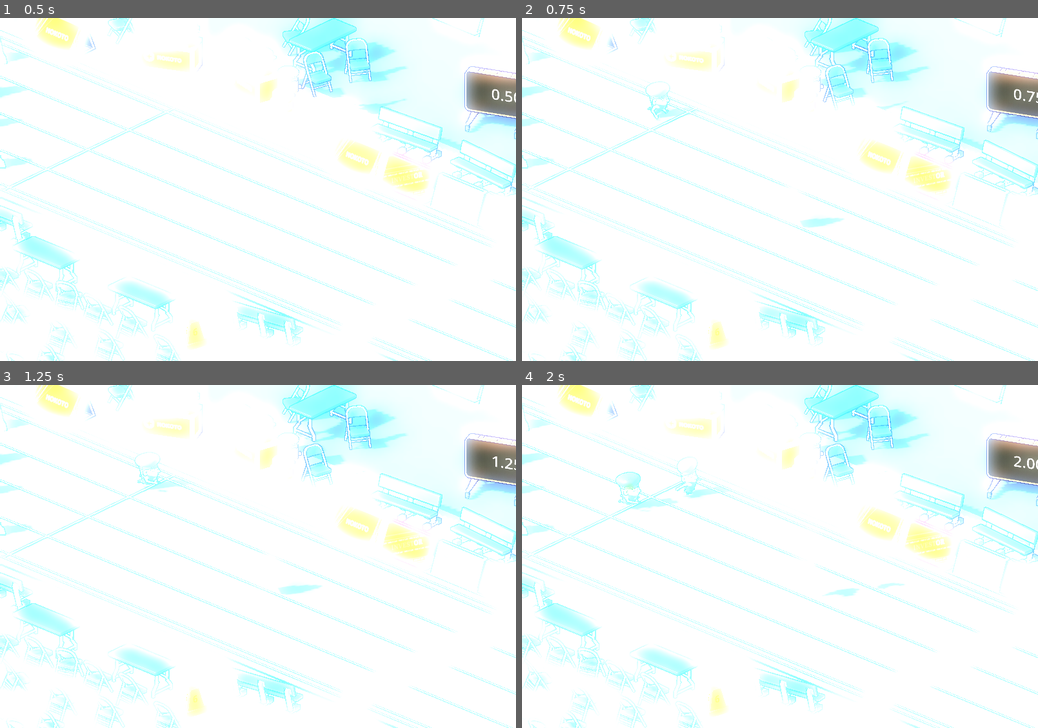
Above: before the commit, frames 1-4 (two rows, left to right).
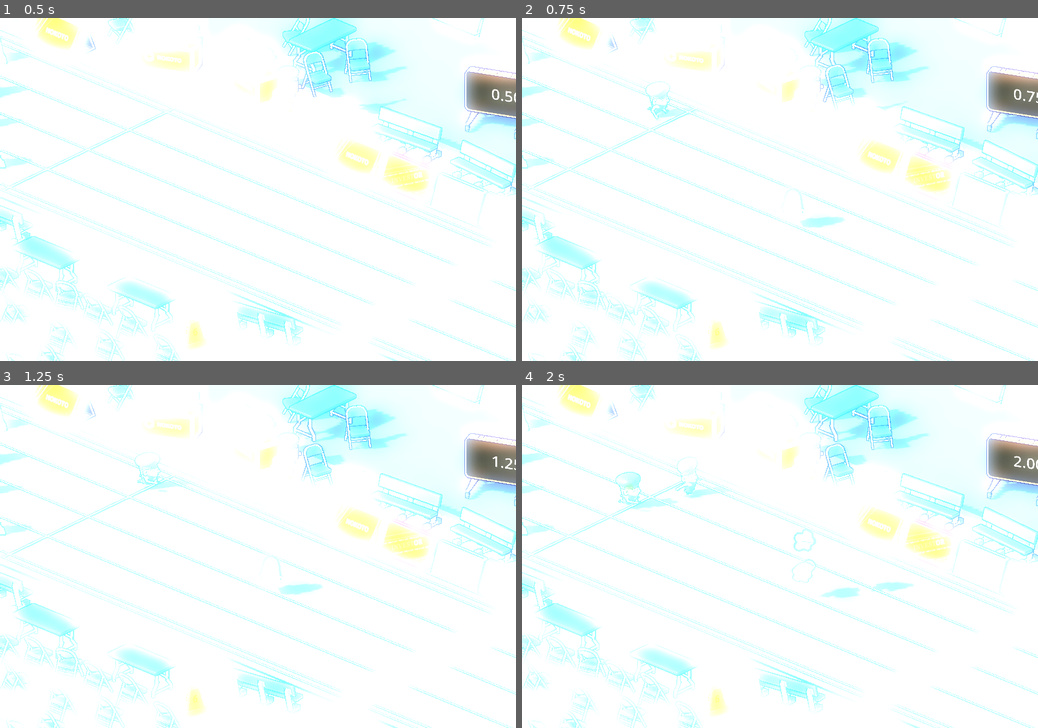
Above: after the commit, the same moments.

Repository: chevvy/sins_of_Father
Game: Godot game, scene res://main.tscn
The game is run twice, just before and just after one commit, with the same random seed, the same clock (stepped at 60 frames per second) and the same inputs.
Inputs:
- Up to frame 1 (0.5 s): no input
- Up to frame 2 (0.75 s): tap Space (interact_4) at 0.6 s
- Up to frame 3 (1.25 s): no input
- Up to frame 4 (2 s): tap Space (interact_4) at 1.35 s

Frame 1 is identical in both runs. In frame 2, less than 0.1% of the frame differs, in the area x 50-63%, y 49-62%; in frame 3, less than 0.1%; in frame 4, 0.3%, in the area x 52-76%, y 41-63%.

Commit message:
character outline works

Diff:
--- a/Ghost/Ghost.gd
+++ b/Ghost/Ghost.gd
@@ -2,6 +2,7 @@
 
 
 @onready var ghost_skeleton = $Ghost/Skeleton3D
+@export var mesh: MeshInstance3D
 
 # Called when the node enters the scene tree for the first time.
 func _ready():
@@ -9,3 +10,6 @@
 	ghost_skeleton.physical_bones_start_simulation(["Spine_02","Spine_03","Spine_04"])
 
 	pass # Replace with function body.
+
+func set_player_material(mat: BaseMaterial3D):
+	mesh.material_overlay = mat
--- a/Ghost/Ghost.tscn
+++ b/Ghost/Ghost.tscn
@@ -15,8 +15,9 @@
 radius = 0.0507601
 height = 0.507601
 
-[node name="Ghost_Rig" instance=ExtResource("1_7akds")]
+[node name="Ghost_Rig" node_paths=PackedStringArray("mesh") instance=ExtResource("1_7akds")]
 script = ExtResource("2_5m6b8")
+mesh = NodePath("Ghost/Skeleton3D/Ghost_model")
 
 [node name="Ghost" parent="." index="0"]
 transform = Transform3D(-1, 8.74228e-08, 3.48787e-16, -8.74228e-08, -1, -3.48787e-16, 3.48787e-16, -3.48787e-16, 1, 0, 2.21315, 0)
@@ -25,11 +26,11 @@
 bones/1/position = Vector3(-2.00048e-14, 0.507601, 1.11629e-15)
 
 [node name="Physical Bone Spine_01" type="PhysicalBone3D" parent="Ghost/Skeleton3D" index="1"]
-transform = Transform3D(1.00001, -7.6577e-08, -2.41472e-06, -1.69411e-06, 1.7382e-08, -1.00001, 8.80841e-08, 1, 1.4591e-08, 1.47823e-05, 0.253806, 1.01914e-09)
+transform = Transform3D(1.00001, -7.6577e-08, -2.41472e-06, -1.69411e-06, 1.7382e-08, -1.00001, 8.80841e-08, 1, 1.45883e-08, 1.47837e-05, 0.253806, 1.01914e-09)
 collision_layer = 256
 collision_mask = 256
-joint_offset = Transform3D(1, 0, 0, 0, 1, 0, 0, 0, 1, -1.41693e-05, -4.72114e-09, 0.253803)
-body_offset = Transform3D(1.00001, 5.15001e-11, -2.33809e-06, -1.61748e-06, 1.14362e-11, -1.00001, 1.14548e-08, 1, -2.77956e-09, 1.47629e-05, 0.253806, 5.42676e-09)
+joint_offset = Transform3D(1, 0, 0, 0, 1, 0, 0, 0, 1, -1.41707e-05, -4.72045e-09, 0.253803)
+body_offset = Transform3D(1.00001, 5.15001e-11, -2.33809e-06, -1.61748e-06, 1.14362e-11, -1.00001, 1.14548e-08, 1, -2.78226e-09, 1.47643e-05, 0.253806, 5.42676e-09)
 linear_damp = 2.0
 angular_damp = 2.0
 can_sleep = false
@@ -41,13 +42,13 @@
 disabled = true
 
 [node name="Physical Bone Spine_02" type="PhysicalBone3D" parent="Ghost/Skeleton3D" index="2"]
-transform = Transform3D(1.00001, -7.6577e-08, -2.41472e-06, -1.69411e-06, 1.7382e-08, -1.00001, 8.80869e-08, 1, 1.45922e-08, -7.83955e-05, 0.761333, -1.36709e-08)
+transform = Transform3D(1.00001, -7.6577e-08, -2.41472e-06, -1.69411e-06, 1.7382e-08, -1.00001, 8.80869e-08, 1, 1.45895e-08, -7.83955e-05, 0.761333, -1.36709e-08)
 collision_layer = 256
 collision_mask = 256
 axis_lock_angular_y = true
 joint_type = 2
-joint_offset = Transform3D(1, 0, 0, 0, 1, 0, 0, 0, 1, 7.90463e-05, 1.14418e-09, 0.253729)
-body_offset = Transform3D(1.00001, 5.15001e-11, -2.33809e-06, -1.61748e-06, 1.14362e-11, -1.00001, 1.14576e-08, 1, -2.77836e-09, -7.84538e-05, 0.253732, -4.40135e-10)
+joint_offset = Transform3D(1, 0, 0, 0, 1, 0, 0, 0, 1, 7.90463e-05, 1.14487e-09, 0.253729)
+body_offset = Transform3D(1.00001, 5.15001e-11, -2.33809e-06, -1.61748e-06, 1.14362e-11, -1.00001, 1.14576e-08, 1, -2.78106e-09, -7.84538e-05, 0.253732, -4.40135e-10)
 linear_damp = 2.0
 angular_damp = 2.0
 bone_name = "Spine_02"
@@ -63,13 +64,13 @@
 disabled = true
 
 [node name="Physical Bone Spine_03" type="PhysicalBone3D" parent="Ghost/Skeleton3D" index="3"]
-transform = Transform3D(1.00001, -7.65837e-08, -2.41472e-06, -1.69411e-06, 1.73815e-08, -1.00001, 8.80869e-08, 1, 1.45926e-08, 0.000102526, 1.27048, -2.10465e-08)
+transform = Transform3D(1.00001, -7.65837e-08, -2.41472e-06, -1.69411e-06, 1.73815e-08, -1.00001, 8.80869e-08, 1, 1.45899e-08, 0.000102526, 1.27048, -2.10465e-08)
 collision_layer = 256
 collision_mask = 256
 axis_lock_angular_y = true
 joint_type = 2
-joint_offset = Transform3D(1, 0, 0, 0, 1, 0, 0, 0, 1, -0.000101831, -3.04348e-10, 0.255277)
-body_offset = Transform3D(1.00001, 4.48281e-11, -2.33809e-06, -1.61748e-06, 1.09157e-11, -1.00001, 1.14576e-08, 1, -2.77798e-09, 0.000102429, 0.25528, 1.01467e-09)
+joint_offset = Transform3D(1, 0, 0, 0, 1, 0, 0, 0, 1, -0.000101831, -3.03662e-10, 0.255277)
+body_offset = Transform3D(1.00001, 4.48281e-11, -2.33809e-06, -1.61748e-06, 1.09157e-11, -1.00001, 1.14576e-08, 1, -2.78068e-09, 0.000102429, 0.25528, 1.01467e-09)
 linear_damp = 2.0
 angular_damp = 2.0
 bone_name = "Spine_03"
--- a/Player/Input/player_input_manager.gd
+++ b/Player/Input/player_input_manager.gd
@@ -8,6 +8,7 @@
 @export var runner_goal_list: PositionsList
 @export var runner_scene: PackedScene
 @export var runner_material: Array[BaseMaterial3D] = []
+@export var player_outlines: Array[BaseMaterial3D] = []
 
 const KEYBOARD_INTERACT_VALUE := 4
 const KEYBOARD_INTERACT_KEY := "interact_4"
@@ -59,9 +60,8 @@
 	var player = playerScene.instantiate();
 	if player is Player:
 		_set_player_states(player_id)
-		player.set_player_settings(player_id, input_map)
+		player.set_player_settings(player_id, input_map, player_outlines[player_id])
 		add_child(player)
-		# CharacterManager.on_player_spawn.emit(player_id)
 		print("spawned player" + String.num_int64(player_id))
 
 		spawn_runner_with_goal(player_id)
--- a/Player/Player.gd
+++ b/Player/Player.gd
@@ -6,6 +6,7 @@
 @export var PUSH_FORCE = 10
 @export var POSSESSABLE_CHECKER: PossessableChecker
 @export var POSSESSABLE_MANAGER: PossessableManager
+@export var ghost_rig: GhostRig
 
 # Get the gravity from the project settings to be synced with RigidBody nodes.
 var gravity = ProjectSettings.get_setting("physics/3d/default_gravity")
@@ -21,9 +22,10 @@
 		printerr("[player] missing reference to possessableManager")
 
 
-func set_player_settings(player_id: int, input_map: PlayerInputMap):
+func set_player_settings(player_id: int, input_map: PlayerInputMap, mat: BaseMaterial3D):
 	current_player_id = player_id
 	current_input_map = input_map
+	ghost_rig.set_player_material(mat)
 
 
 func _is_player_ready():
--- a/Player/Player.tscn
+++ b/Player/Player.tscn
@@ -13,11 +13,12 @@
 radius = 0.708598
 height = 2.64337
 
-[node name="Player" type="CharacterBody3D" node_paths=PackedStringArray("POSSESSABLE_CHECKER", "POSSESSABLE_MANAGER")]
+[node name="Player" type="CharacterBody3D" node_paths=PackedStringArray("POSSESSABLE_CHECKER", "POSSESSABLE_MANAGER", "ghost_rig")]
 collision_mask = 9
 script = ExtResource("1_dncad")
 POSSESSABLE_CHECKER = NodePath("PossessableChecker")
 POSSESSABLE_MANAGER = NodePath("PossessableManager")
+ghost_rig = NodePath("PlayerCollisionAndMesh/Ghost_Rig")
 
 [node name="PossessableChecker" type="Area3D" parent="."]
 disable_mode = 1
--- a/main.tscn
+++ b/main.tscn
@@ -11,10 +11,14 @@
 [ext_resource type="Material" uid="uid://cltpu47fbncji" path="res://Character/Material/Mat_Character_03.tres" id="6_l6pe0"]
 [ext_resource type="Material" uid="uid://hhau5td7f5m1" path="res://Character/Material/Mat_Character_04.tres" id="7_7mo5q"]
 [ext_resource type="PackedScene" uid="uid://b4igp5ancnhj" path="res://Environment/Assets/Bench.tscn" id="7_hphln"]
+[ext_resource type="Material" uid="uid://bjvtxc2vs8yiu" path="res://Character/Material/Mat_Outline_01.tres" id="8_peijj"]
 [ext_resource type="PackedScene" uid="uid://cqskj4g2vs5tp" path="res://Environment/Assets/Cone.tscn" id="8_xbdb7"]
 [ext_resource type="PackedScene" uid="uid://b5eialyw6a5im" path="res://Environment/Assets/Counter.tscn" id="9_j544m"]
+[ext_resource type="Material" uid="uid://5vuvlovhslm" path="res://Character/Material/Mat_Outline_02.tres" id="9_kr7a5"]
+[ext_resource type="Material" uid="uid://domlmgw5lithg" path="res://Character/Material/Mat_Outline_03.tres" id="10_ryi2u"]
 [ext_resource type="PackedScene" uid="uid://bhdr1qsskqpmn" path="res://Environment/Assets/Cooler.tscn" id="10_tnp78"]
 [ext_resource type="PackedScene" uid="uid://bg6lfew2sar5q" path="res://Environment/Assets/Chair.tscn" id="11_s5ykf"]
+[ext_resource type="Material" uid="uid://c4d4ujfuvmhe7" path="res://Character/Material/Mat_Outline_04.tres" id="11_wxlyw"]
 [ext_resource type="PackedScene" uid="uid://mico01s75ed4" path="res://Environment/Assets/Panel.tscn" id="12_ech7l"]
 [ext_resource type="PackedScene" uid="uid://fam86exg3dd6" path="res://Environment/Assets/Table.tscn" id="13_8nx56"]
 [ext_resource type="PackedScene" uid="uid://bwcige5i3nkxw" path="res://Environment/Assets/Panel_02.tscn" id="13_8v324"]
@@ -30,6 +34,7 @@
 runner_goal_list = NodePath("../RunnerGoalPosition")
 runner_scene = ExtResource("3_bv4ne")
 runner_material = Array[BaseMaterial3D]([ExtResource("4_jkol8"), ExtResource("5_fqtck"), ExtResource("6_l6pe0"), ExtResource("7_7mo5q")])
+player_outlines = Array[BaseMaterial3D]([ExtResource("8_peijj"), ExtResource("9_kr7a5"), ExtResource("10_ryi2u"), ExtResource("11_wxlyw")])
 
 [node name="track" parent="." instance=ExtResource("3_h0ngw")]
 transform = Transform3D(1, -0.000218109, 0.000118454, 0.000218127, 1, -8.32592e-05, -0.000118423, 8.33042e-05, 1, 0.079, -0.01, -0.043)
Not shown: 1 places in main.tscn that only renumber resources
